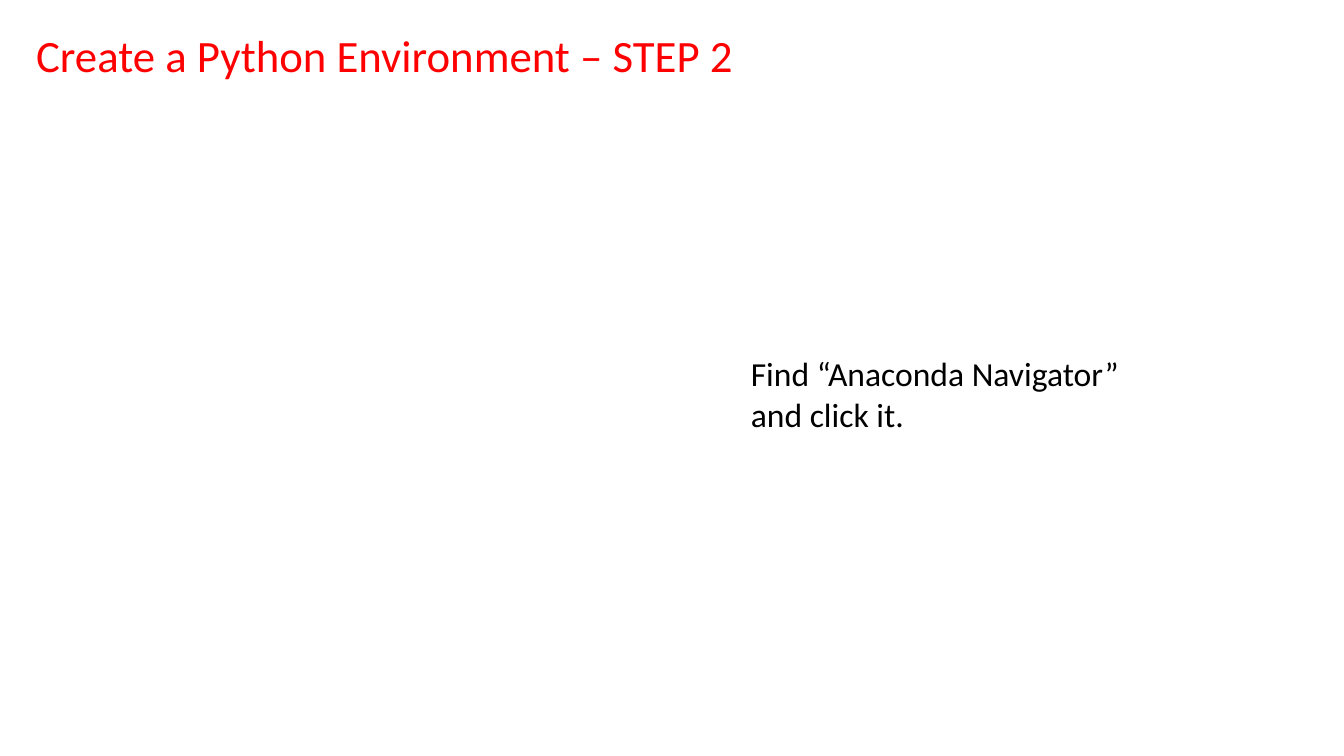
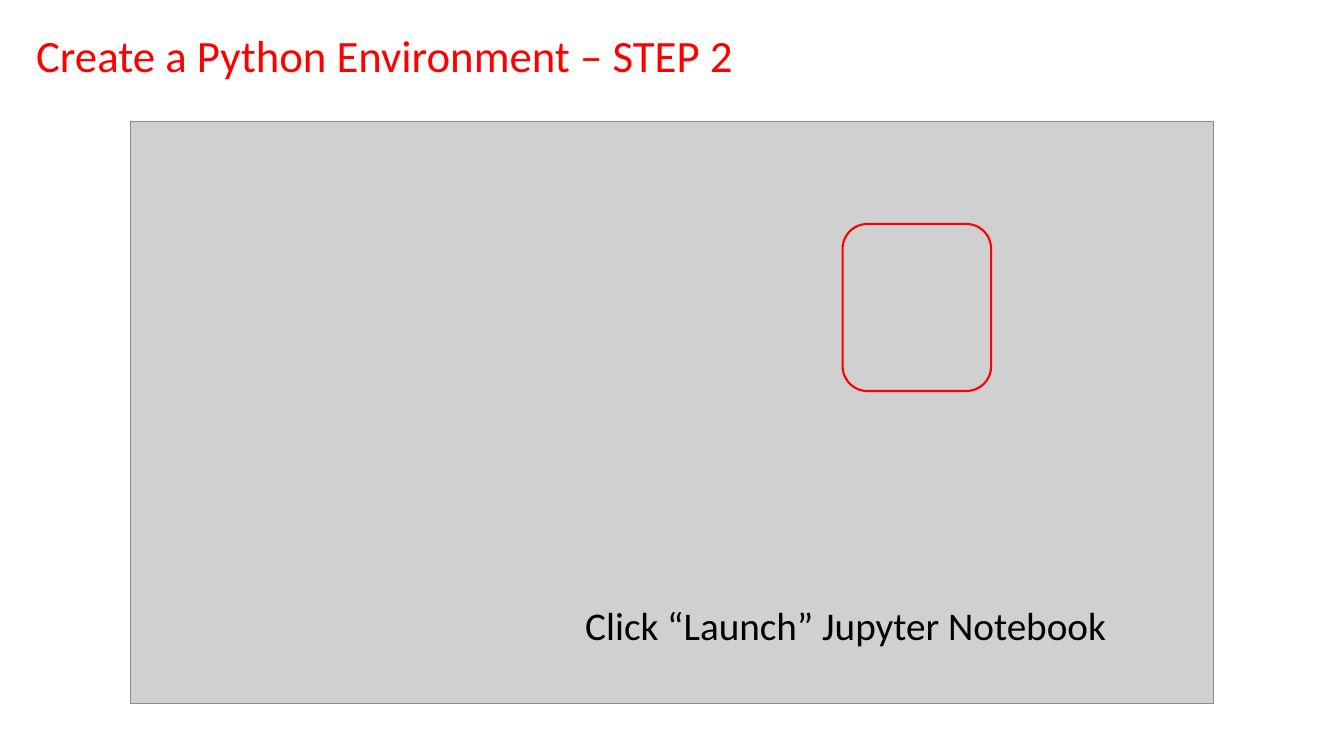
Before and after one commit to SCU-LAWTECH/110-1_LawTech, a slide deck: slide 15 of 20211013-Lesson-1/20211013_LawTech_Course_Overview.pptx (slide 9 before the commit). Drawn at 1344x756 pixels with LibreOffice and Linux fonts; fonts in the diff are those of the drawing; grey boxes stand for pictures. Boxes give left, top, right and bottom in pixels: in the first picture for what was removed or moved away, otherwise in the second. Text is boxed around its words. In the diff, an @@ line names an element or a change of style, - is before the commit and + after.

```diff
--- a/20211013-Lesson-1/20211013_LawTech_Course_Overview.pptx
+++ b/20211013-Lesson-1/20211013_LawTech_Course_Overview.pptx
@@ picture added at (x1=131, y1=122, x2=1214, y2=704) @@
@@ rounded rectangle added at (x1=843, y1=224, x2=991, y2=391), outline #FF0000 1.5 pt @@
@@ text at (x1=585, y1=612, x2=1106, y2=647): text changed; size 24 to 28 pt @@
-Find “Anaconda Navigator”
-and click it.
+Click “Launch” Jupyter Notebook
```
Also in this commit, not shown: 2 other slides changed, 35 slides added, 1 slide removed.
